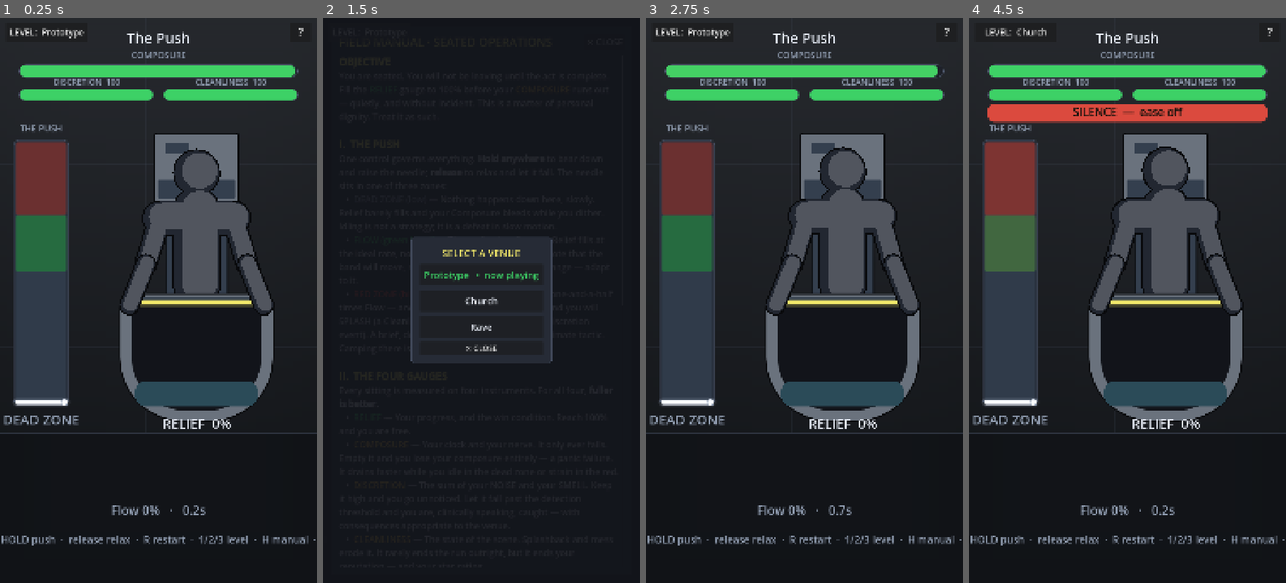
Above: before the commit, frames 1-4 (left to right).
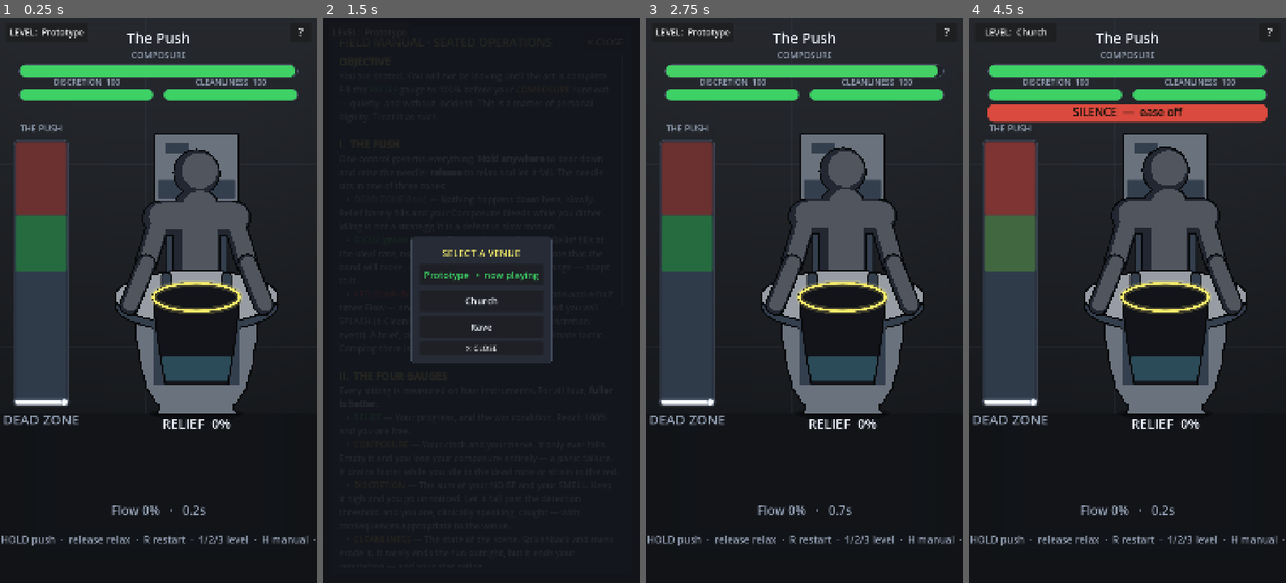
Above: after the commit, the same moments.

Repository: CodeMasterMike/poo-sim
Game: Godot game, scene res://scenes/sit/push_prototype.tscn
The game is run twice, just before and just after one commit, with the same random seed, the same clock (stepped at 60 frames per second) and the same inputs.
Inputs:
- Up to frame 1 (0.25 s): no input
- Up to frame 2 (1.5 s): click "?" at 0.5 s; click "LEVEL: Prototype" at 1.25 s
- Up to frame 3 (2.75 s): click "Prototype • now playing" at 2 s
- Up to frame 4 (4.5 s): click "?" at 2.75 s; click "LEVEL: Prototype" at 3.5 s; click "Church" at 4.25 s

The runs differ from the first frame. In frame 1, 8.0% of the frame differs, in the area x 0-100%, y 44-74%; in frame 2, nothing differs; in frame 3, 8.0%; in frame 4, 8.0%.

Commit message:
Make the bowl read as a toilet rather than a bin
The fixture was a rounded rect: square-shouldered, the same width top to
bottom, and it read as a laundry basket. It is now built from the shape a
toilet actually has, and every part of it is positioned off every other
part from one block of constants — scattering those across four draw
functions is how the cistern ended up floating above the bowl last time.

The seat is an ellipse, because we look slightly down at it, and its
overhang is most of what says "toilet". The opening is deliberately narrow:
the first cut kept the old width and left the porcelain h*0.04 a side, so
it read as an outline rather than as ceramic with mass. The body hangs
almost straight under the overhang, tucks in over the last quarter and
kicks back out into a foot, which no corner radius can describe — hence
VectorDraw.inked(), a closed polygon with the register-A ink treatment.

The goal line becomes a hoop. As a straight bar at the default goal_height
it spanned the full mouth and the fixture read as a bin with the lid shut.

FLOOR_Y comes up to 0.700 so the pedestal lands ON the floor line instead
of hovering above it. That is as low as it goes — the Relief readout's
caps reach h*0.703.

Diff:
--- a/scripts/ui/sit_scene.gd
+++ b/scripts/ui/sit_scene.gd
@@ -33,7 +33,71 @@
 ## The room's ground plane, as a fraction of screen height. Sits below both the
 ## gauge and the bowl so the whole scene stands on one floor. Everything under it
 ## is HUD apron: the prompt band and the footer readouts.
-const FLOOR_Y := 0.735
+##
+## It came up from 0.735 when the toilet grew a pedestal. The bowl used to hover
+## with h*0.02 of nothing under it; now the foot lands ON this line, so the line
+## is what the toilet stands on rather than a stripe behind it. 0.700 is as low
+## as it can go — the Relief readout's caps reach h*0.703.
+const FLOOR_Y := 0.700
+
+# --- The toilet, in one block --------------------------------------------
+#
+# Every part of it is positioned off every other part, and scattering these
+# across four draw functions is exactly how the cistern ended up floating a
+# screen's worth of nothing above the bowl the first time round.
+
+## The seat: an ellipse, because we are looking slightly DOWN at it. It is the
+## widest thing in the scene — wider than his hips, wider than the body under it
+## — and that overhang is most of what says "toilet" instead of "bucket". The
+## bowl was a rounded rect before, square-shouldered and the same width top to
+## bottom, and it read as a laundry basket.
+const SEAT_CY := 0.494    ## the seat's centre line (h) — level with his hips
+const SEAT_RX := 0.255    ## outer half-width (w)
+const SEAT_RY := 0.046    ## how steep the angle we're looking from is (h)
+const SEAT_LIP := 0.014   ## its thickness, seen from above (h)
+
+## The opening — also the mouth of the cavity, so HOLE_RX sets the meter's width.
+## The seat's band is the gap between this and SEAT_RX/SEAT_RY.
+##
+## Deliberately NARROW. The first attempt kept the old bowl's width here and the
+## result was a grey frame around a black rectangle: the hole was 0.384w across
+## inside a 0.464w body, so the porcelain came to h*0.04 a side and read as an
+## outline rather than as ceramic with mass. It looked like a wheelie bin. The
+## hole is the one measurement to be stingy with — everything else on the fixture
+## is only legible in the space it leaves.
+const HOLE_RX := 0.136    ## (w)
+const HOLE_RY := 0.024    ## (h)
+
+## Where the cavity floor sits (h). Below it is solid porcelain and then the
+## pedestal, which needs the rest of the drop to FLOOR_Y to say "stem" — hence
+## the cavity giving up h*0.034 against the old bowl.
+const BOWL_BASE := 0.650
+
+## How wide the throat is at the cavity's floor, as a fraction of its mouth. A
+## bowl narrows toward the trap, and saying so is most of what stops the cavity
+## reading as a slot cut in a grey box: straight sides and a flat top gave the
+## whole fixture away as a rectangle with a lid.
+const THROAT_PINCH := 0.72
+
+## The body's half-width (in w) at each step of the fall from SEAT_CY to
+## FLOOR_Y. A toilet is not a cone: it hangs almost straight under the seat's
+## overhang, tucks in hard over the last quarter, and kicks back out into a foot
+## where it meets the floor.
+##
+## The near-vertical top three quarters are also load-bearing, not styling. The
+## contents are drawn in `bowl_cavity()`'s rect — a straight-sided frame — so the
+## porcelain has to stay wider than HOLE_RX for the cavity's whole depth or the
+## pile draws itself outside the silhouette. The pinch is only allowed to start
+## below BOWL_BASE, which is where the cavity has already ended.
+const BODY_PROFILE := [
+	Vector2(0.00, 0.198),
+	Vector2(0.30, 0.190),
+	Vector2(0.55, 0.176),
+	Vector2(0.76, 0.158),   # BOWL_BASE lands here — still clear of HOLE_RX
+	Vector2(0.87, 0.134),
+	Vector2(0.95, 0.110),
+	Vector2(1.00, 0.124),   # the foot, kicking back out where it meets the floor
+]
 
 ## How many render samples the bowl's heightfield is drawn at, per simulated
 ## column. The sim settles 24 columns; drawing them raw reads as 24 visible
@@ -224,14 +288,64 @@
 ## The bowl's outer porcelain, and the cavity you can see into. Kept as two
 ## functions' worth of geometry in one place so the readout, the stink lines and
 ## the deposits can't drift out of register with the art.
+##
+## `bowl_rect` is the whole fixture's footprint — seat overhang included, down to
+## the floor. Only the splatter reads it, for the span to throw drops across.
 static func bowl_rect(w: float, h: float) -> Rect2:
 	var cx := scene_cx(w)
-	return Rect2(cx - w * 0.245, h * 0.487, w * 0.49, h * 0.228)
-
-
+	var top := h * (SEAT_CY - SEAT_RY)
+	return Rect2(cx - w * SEAT_RX, top, w * SEAT_RX * 2.0, h * FLOOR_Y - top)
+
+
+## The cavity: the throat you see down, and the frame everything inside the bowl
+## is positioned in — the water, the skid marks, the pile, the goal line, and the
+## HUD's Relief readout under it.
+##
+## Its mouth IS the seat's opening, so it starts at the opening's widest line and
+## is the opening's width; the ellipse's own upper half caps it off above, and
+## the front of the seat is cut away over it. That cutaway is why the seat reads
+## as an open-front one — which is a real seat, and the honest way to keep a
+## front-on bowl legible as a fill meter.
 static func bowl_cavity(w: float, h: float) -> Rect2:
 	var cx := scene_cx(w)
-	return Rect2(cx - w * 0.205, h * 0.505, w * 0.41, h * 0.190)
+	return Rect2(cx - w * HOLE_RX, h * SEAT_CY, w * HOLE_RX * 2.0, h * (BOWL_BASE - SEAT_CY))
+
+
+## The throat's half-width at a fraction of the way down the cavity.
+static func _throat_hw(w: float, t: float) -> float:
+	return w * HOLE_RX * lerpf(1.0, THROAT_PINCH, pow(clampf(t, 0.0, 1.0), 1.35))
+
+
+## The body's half-width at a fraction of the fall from the seat to the floor.
+## Straight lines between the BODY_PROFILE steps read as a faceted cone, so the
+## bracketing pair is smoothstepped instead.
+static func _body_hw(t: float) -> float:
+	var u := clampf(t, 0.0, 1.0)
+	for i in BODY_PROFILE.size() - 1:
+		var a: Vector2 = BODY_PROFILE[i]
+		var b: Vector2 = BODY_PROFILE[i + 1]
+		if u <= b.x:
+			return lerpf(a.y, b.y, smoothstep(a.x, b.x, u))
+	var last: Vector2 = BODY_PROFILE[BODY_PROFILE.size() - 1]
+	return last.y
+
+
+## The body's outer silhouette as one closed polygon, so the fill and the ink
+## come off the same points and can never disagree by a pixel.
+static func _body_outline(w: float, h: float, steps: int = 28) -> PackedVector2Array:
+	var cx := scene_cx(w)
+	var top := h * SEAT_CY
+	var span := h * FLOOR_Y - top
+	var right := PackedVector2Array()
+	var left := PackedVector2Array()
+	for i in steps + 1:
+		var t := float(i) / float(steps)
+		var hw := w * _body_hw(t)
+		var y := top + span * t
+		right.append(Vector2(cx + hw, y))
+		left.append(Vector2(cx - hw, y))
+	left.reverse()
+	return right + left
 
 
 ## The bowl — and the whole point of it, which is that Relief is no longer an
@@ -244,18 +358,54 @@
 	var iw := maxf(2.0, w * 0.005)
 	var cera := DEAD.lightened(0.28)
 	var cera_sh := DEAD.lightened(0.02)
+	var cx := scene_cx(w)
+	var hole := PANEL.darkened(0.52)
 	var outer := bowl_rect(w, h)
 	var cav := bowl_cavity(w, h)
 
-	# Tight at the rim, deeply round at the base — a basin, not a bucket.
-	VectorDraw.rrect_corners(_ci, outer, cera, int(w * 0.045), int(w * 0.045), int(w * 0.20), int(w * 0.20),
-			ink, int(iw))
-	# The rim, as its own darker ring (§5: flat, 2-tone — no gradient).
-	VectorDraw.rrect(_ci, Rect2(outer.position.x + w * 0.018, outer.position.y + h * 0.008,
-			outer.size.x - w * 0.036, h * 0.020), cera_sh, int(h * 0.010))
-	# The cavity: a hole, not a surface. Everything below is inside the bowl.
-	VectorDraw.rrect_corners(_ci, cav, PANEL.darkened(0.52), int(w * 0.030), int(w * 0.030),
-			int(w * 0.17), int(w * 0.17))
+	# The shadow where it meets the floor. Without it the pedestal stands on the
+	# floor LINE rather than on the floor, and the fixture reads as a sticker laid
+	# over the room instead of a thing in it.
+	VectorDraw.ellipse(_ci, Vector2(cx, h * FLOOR_Y), w * 0.150, h * 0.013,
+			Color(0.0, 0.0, 0.0, 0.30))
+
+	# The porcelain body: hangs almost straight under the seat's overhang, tucks
+	# in over the last quarter, kicks back out into a foot. See BODY_PROFILE.
+	VectorDraw.inked(_ci, _body_outline(w, h), cera, ink, iw)
+
+	# The seat, in three passes: its edge, offset DOWN so its thickness shows from
+	# this angle; its top surface; and the opening punched through both.
+	#
+	# The top surface gets a THIRD porcelain tone, and it has to. The first cut
+	# gave the seat the body's own fill and leaned on the overhang and the ink to
+	# separate them — and they can't. Identical fills merge whatever is drawn
+	# between them, and an ink line w*0.005 wide describes an edge, not a plane.
+	# The seat simply vanished into the bowl. This is the one up-facing surface on
+	# the fixture, so it is the one that catches the light.
+	var cera_lit := DEAD.lightened(0.50)
+	var seat := Vector2(cx, h * SEAT_CY)
+	VectorDraw.ellipse(_ci, seat + Vector2(0.0, h * SEAT_LIP), w * SEAT_RX, h * SEAT_RY,
+			cera_sh, ink, iw)
+	VectorDraw.ellipse(_ci, seat, w * SEAT_RX, h * SEAT_RY, cera_lit, ink, iw)
+
+	# The hinges. Two lugs at the back, bridging the seat to the cistern's neck —
+	# a cheap detail that buys a lot, because a hinge is a thing only a toilet
+	# seat has. Set out at w*0.095 so they clear his torso (w*0.072) and still sit
+	# inside the neck (w*0.100); dead centre they would simply be behind him.
+	for side in [-1.0, 1.0]:
+		VectorDraw.rrect(_ci, Rect2(cx + side * w * 0.095 - w * 0.017,
+				h * (SEAT_CY - SEAT_RY * 0.95), w * 0.034, h * 0.030),
+				cera_sh, int(w * 0.010), ink, int(iw))
+
+	VectorDraw.ellipse(_ci, seat, w * HOLE_RX, h * HOLE_RY, hole, ink, iw)
+
+	# The cavity: a hole, not a surface. Everything below is inside the bowl. It
+	# hangs off the opening's widest line so the two merge into one throat, and it
+	# covers the seat's front band on the way — that erasure IS the cutaway.
+	#
+	# Barely rounded at the base: the throat walls below do the shaping now, and a
+	# deep radius here fought them for the same corner.
+	VectorDraw.rrect_corners(_ci, cav, hole, 0, 0, int(w * 0.05), int(w * 0.05))
 
 	# Water first, so anything that lands displaces it visually. It goes off as
 	# the bowl fills — clean at the start, and by the end you would not put your
@@ -268,6 +418,7 @@
 	_draw_streaks(cav)
 	_draw_pile(cav)
 	_draw_stream(h, cav)
+	_draw_throat_walls(w, h, cav, cera_sh, ink, iw)
 
 	# Splatter. The red zone costs Cleanliness, which the streaks above record
 	# permanently; this is the moment it happens, thrown up onto the rim.
@@ -282,13 +433,53 @@
 	# THE LINE. Not decoration any more and not pinned to the rim: the run ends the
 	# moment the pile touches this, so it is drawn at the level's own goal_height
 	# and the player is watching a real finish line rather than a label.
+	#
+	# A HOOP, not a bar. Its height is honest — still `goal_height` off the
+	# cavity floor — but its shape is now the shape a level actually has in a bowl
+	# you look down into, sized to the throat at its own depth and squashed by the
+	# same perspective ratio as the seat. As a straight rect it spanned the full
+	# mouth, and at the default goal_height of 1.0 that put a bright yellow bar
+	# clean across the seat: the fixture read as a bin with the lid shut.
 	var line_y := cav.end.y - cav.size.y * level.goal_height
+	var line_hw := _throat_hw(w, clampf(1.0 - level.goal_height, 0.0, 1.0))
+	var line_ry := line_hw * (h * SEAT_RY) / (w * SEAT_RX)
 	var glow := GOAL
 	glow.a = 0.20
-	VectorDraw.rrect(_ci, Rect2(cav.position.x - w * 0.012, line_y - h * 0.008,
-			cav.size.x + w * 0.024, h * 0.014), glow, 6)
-	VectorDraw.rrect(_ci, Rect2(cav.position.x - w * 0.006, line_y - h * 0.004,
-			cav.size.x + w * 0.012, h * 0.006), GOAL, 3)
+	var at := Vector2(cx, line_y)
+	VectorDraw.ellipse_ring(_ci, at, line_hw, line_ry, glow, maxf(6.0, h * 0.012))
+	VectorDraw.ellipse_ring(_ci, at, line_hw, line_ry, GOAL, maxf(2.0, h * 0.004))
+
+
+## The bowl's inner walls, drawn back OVER the contents.
+##
+## The pile, the water and the skid marks are all laid out in `bowl_cavity()`'s
+## straight-sided rect, because a heightfield of vertical strips is what the sim
+## settles and re-projecting it into a tapering throat every frame would buy the
+## picture nothing the eye can read. So the taper is applied afterwards, as
+## porcelain: these two wedges cover the strip between the rect's edge and the
+## throat's, which both clips the contents back into the throat AND is the inner
+## wall. They only work because BODY_PROFILE never narrows past HOLE_RX above
+## BOWL_BASE — the wedge is always laid over porcelain, never over the room.
+##
+## The wall takes the shadow tone: it is the unlit side of a curved surface.
+func _draw_throat_walls(w: float, h: float, cav: Rect2, cera_sh: Color,
+		ink: Color, iw: float) -> void:
+	var cx := scene_cx(w)
+	var steps := 18
+	for side in [-1.0, 1.0]:
+		var edge := PackedVector2Array()
+		for i in steps + 1:
+			var t := float(i) / float(steps)
+			edge.append(Vector2(cx + side * _throat_hw(w, t), cav.position.y + cav.size.y * t))
+		var wedge := edge.duplicate()
+		# Back up the rect's own edge, so the wedge always closes on porcelain.
+		wedge.append(Vector2(cx + side * w * HOLE_RX, cav.end.y))
+		wedge.append(Vector2(cx + side * w * HOLE_RX, cav.position.y))
+		VectorDraw.inked(_ci, wedge, cera_sh)
+		# Ink the INNER edge only. Outlining the wedge would run a second line
+		# down its outer edge, where it abuts the body — which reads as a crack
+		# in the porcelain rather than as the lip of the throat.
+		_ci.draw_polyline(edge, ink, iw, true)
 
 
 ## Skid marks down the porcelain. Cleanliness is the meter that already tracks
--- a/scripts/ui/vector_draw.gd
+++ b/scripts/ui/vector_draw.gd
@@ -55,6 +55,59 @@
 		sb.border_color = border_col
 		sb.set_border_width_all(border_w)
 	ci.draw_style_box(sb, rect)
+
+
+## A closed polygon with a thick ink outline — the register-A treatment (§5:
+## flat fill, one shadow tone, thick outline, no gradient) for the shapes a
+## rounded rect can't say. The toilet's body is one: it has to pinch in under
+## the seat and kick back out into a foot, and no corner radius describes that.
+##
+## The ink goes down FIRST, as an over-wide closed polyline, and the fill covers
+## its inner half. Same trick as shade_limbs(), and for the same reason: an
+## outline stroked on top straddles the edge and eats inward, which on a band as
+## thin as the seat's closes the shape up entirely.
+static func inked(ci: CanvasItem, pts: PackedVector2Array, col: Color,
+		ink: Color = TRANSPARENT, iw: float = 0.0) -> void:
+	if pts.size() < 3:
+		return
+	if iw > 0.0 and ink.a > 0.0:
+		var ring := pts.duplicate()
+		ring.append(pts[0])
+		ci.draw_polyline(ring, ink, iw * 2.0, true)
+	ci.draw_colored_polygon(pts, col)
+
+
+## An ellipse, as a polygon. The toilet is ellipses all the way down — the seat,
+## its opening, the shadow the pedestal casts on the floor — and Godot draws
+## circles and rounded rects and nothing in between. Scaling a circle under a
+## transform was the alternative, and it scales the ink with it, so a squashed
+## seat comes back with a squashed outline.
+static func ellipse_pts(center: Vector2, rx: float, ry: float,
+		segments: int = 48) -> PackedVector2Array:
+	var pts := PackedVector2Array()
+	for i in segments:
+		var a := TAU * float(i) / float(segments)
+		pts.append(center + Vector2(cos(a) * rx, sin(a) * ry))
+	return pts
+
+
+static func ellipse(ci: CanvasItem, center: Vector2, rx: float, ry: float, col: Color,
+		ink: Color = TRANSPARENT, iw: float = 0.0) -> void:
+	if rx <= 0.0 or ry <= 0.0:
+		return
+	inked(ci, ellipse_pts(center, rx, ry), col, ink, iw)
+
+
+## An ellipse as an outline rather than a fill — a hoop lying at some depth in
+## the bowl, which is how a level reads once the bowl has a mouth you look down
+## into. Closed, so there is no seam at the start point.
+static func ellipse_ring(ci: CanvasItem, center: Vector2, rx: float, ry: float,
+		col: Color, width: float, segments: int = 48) -> void:
+	if rx <= 0.0 or ry <= 0.0:
+		return
+	var pts := ellipse_pts(center, rx, ry, segments)
+	pts.append(pts[0])
+	ci.draw_polyline(pts, col, width, true)
 
 
 ## A vertical two-stop gradient, as a quad with per-vertex colours. Its corners
